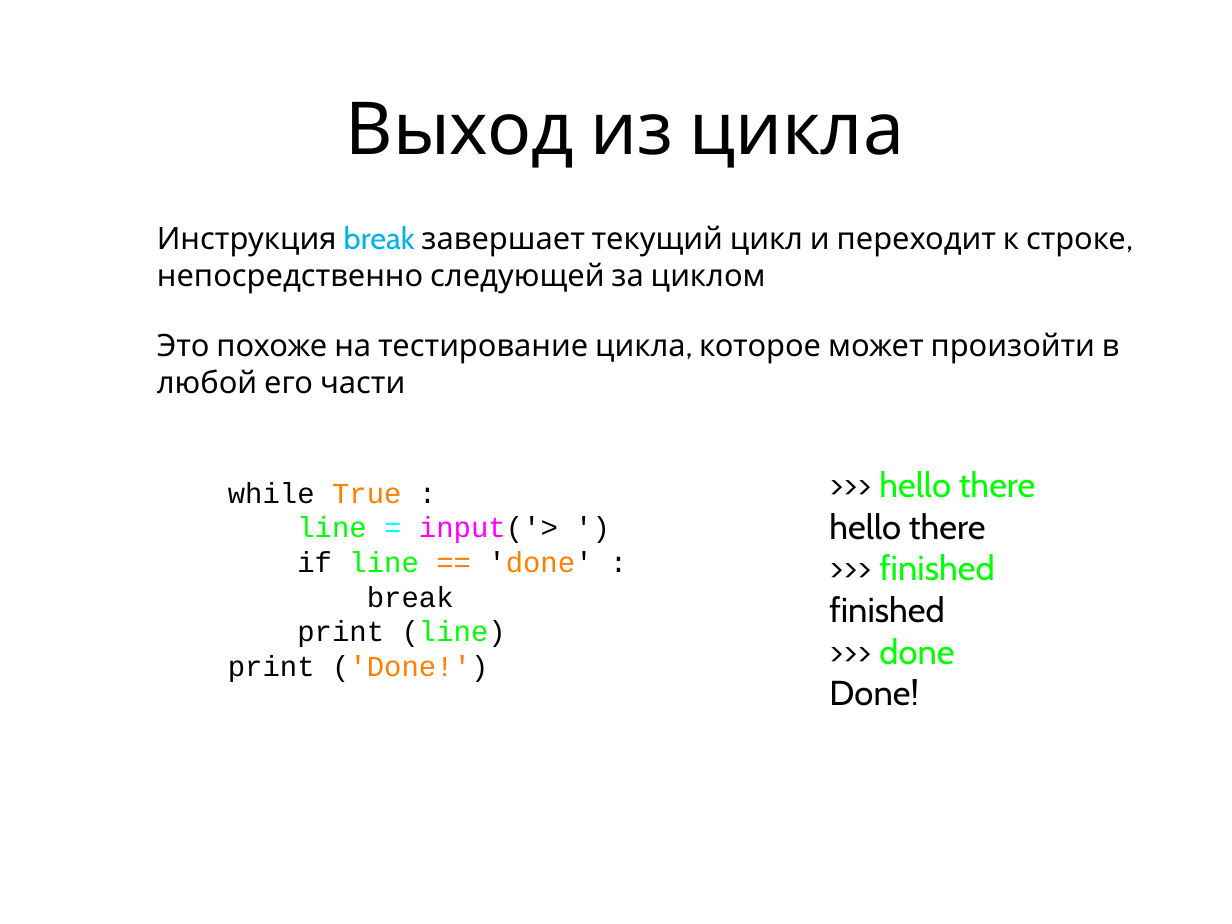
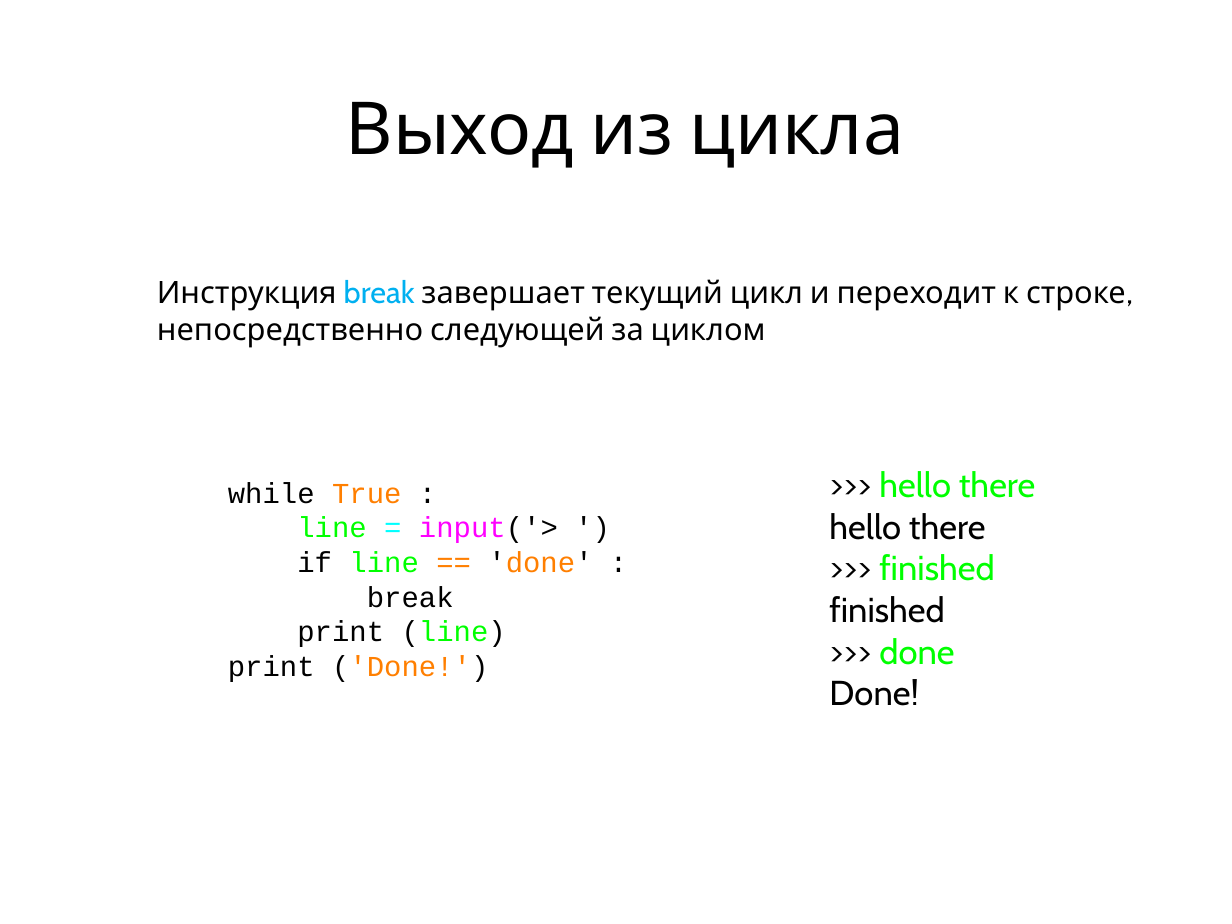
Before and after one commit to maxchv/LearnPython, a slide deck: slide 9 of week02/04.Loops.pptx (slide 8 before the commit). Drawn at 1232x924 pixels with LibreOffice and Linux fonts; fonts in the diff are those of the drawing. Boxes give left, top, right and bottom in pixels: in the first picture for what was removed or moved away, otherwise in the second. Text is boxed around its words. In the diff, an @@ line names an element or a change of style, - is before the commit and + after.

Commit message:
Добавлена презентация о циклах и папка unsorted

```diff
--- a/week02/04.Loops.pptx
+++ b/week02/04.Loops.pptx
@@ text at bbox=[157, 332, 1120, 394]: paragraph removed @@
-• Это похоже на тестирование цикла, которое может произойти в любой его части
```
Also in this commit, not shown: 11 other slides changed, 8 slides added, 1 slide removed, 8 other files.
